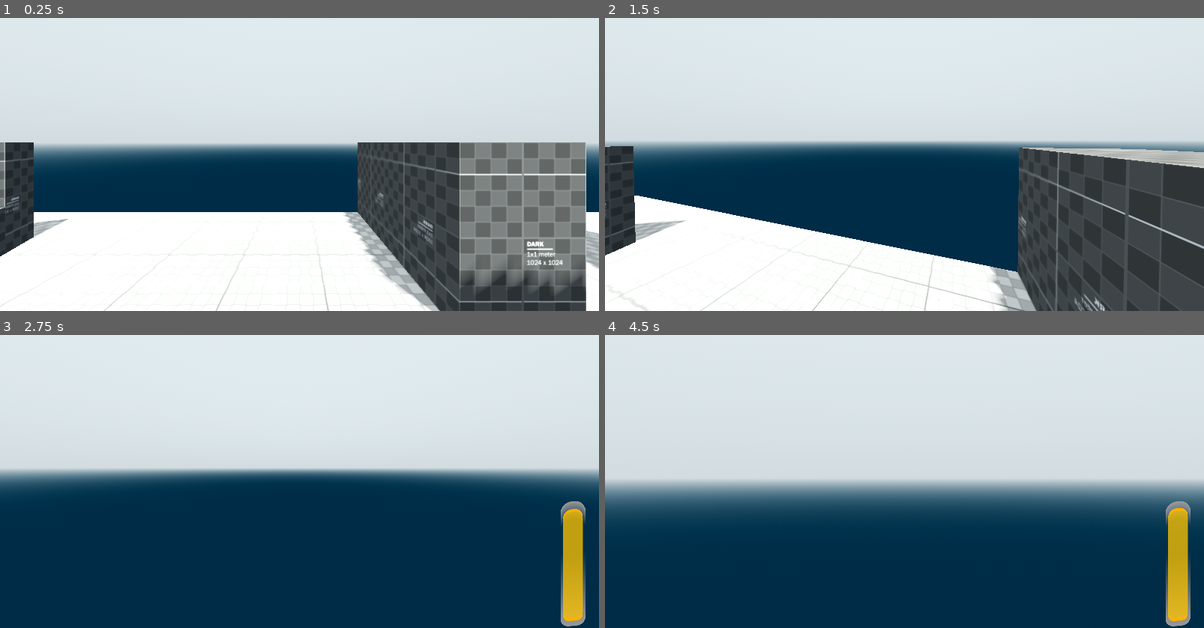
Above: before the commit, frames 1-4 (two rows, left to right).
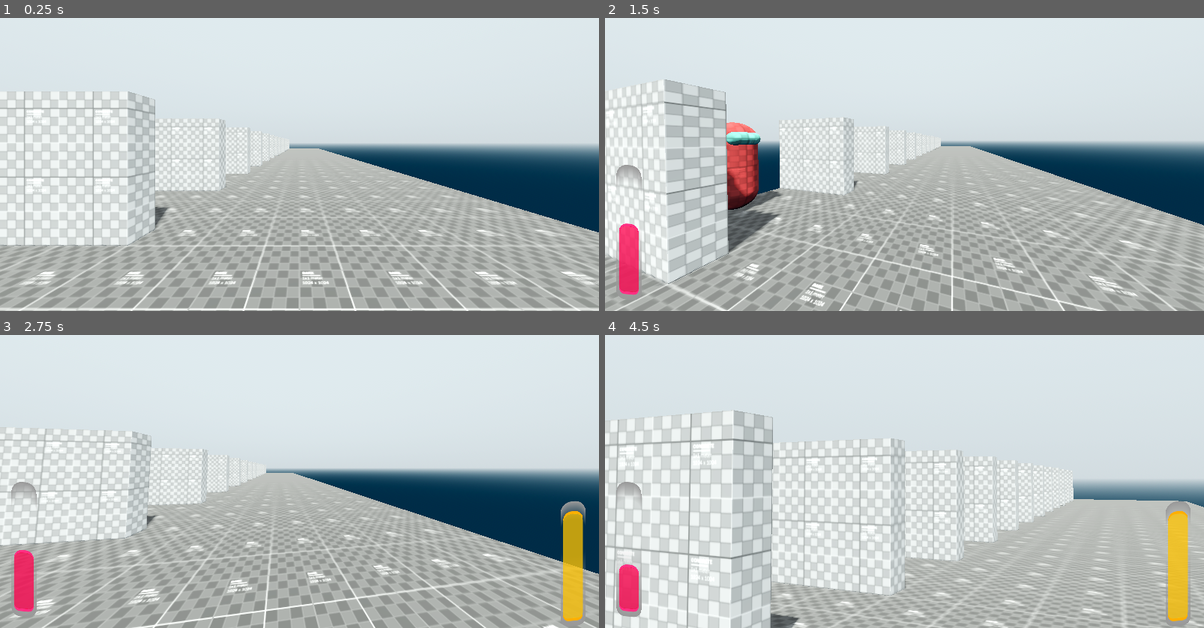
Above: after the commit, the same moments.

Repository: lithopsiouu/TRIMOLT
Game: Godot game, scene res://Scenes/Test/TestRoom07.tscn
Same seed, same stepped clock (60 frames per second), same inputs: the game is played once before the commit and once after it. Before the commit the project starts from res://Scenes/Test/TestRoom06.tscn.
Inputs (mouse positions are in pixels of both pictures, inside the frame that each line leads up to):
- Up to frame 1 (0.25 s): no input
- Up to frame 2 (1.5 s): tap Enter (ui_accept) at 0.5 s; move the mouse to (934, 141) at 0.52 s; hold Q 0.53-1.28 s; hold W (Forward) from 0.53 s (still down); tap Space (Jump) at 0.77 s; move the mouse to (874, 143) at 1.27 s; tap Ctrl (Crouch) at 1.35 s
- Up to frame 3 (2.75 s): keep holding W (Forward); tap Space (Jump) at 1.52 s; tap Q at 1.55, 2.3 s; move the mouse to (311, 455) at 2.02 s; hold Shift (Sprint) from 2.03 s (still down)
- Up to frame 4 (4.5 s): keep holding W (Forward); move the mouse to (898, 463) at 2.77 s; release Shift (Sprint) at 2.78 s; tap Mouse wheel down (scroll_down) at 2.85 s; tap Space (Jump) at 3.02, 3.77 s; tap Q at 3.05, 3.8, 4.35 s; move the mouse to (946, 463) at 3.52 s; hold Mouse wheel up (scroll_up) 3.53-4.28 s; move the mouse to (856, 455) at 4.27 s

The runs differ from the first frame. In frame 1, 56% of the frame differs, in the area x 0-100%, y 25-100%; in frame 2, 57%, in the area x 0-100%, y 20-100%; in frame 3, 46%; in frame 4, 53%.

Commit message:
add health bar
functional health bar
added "veiny" texture

Diff:
--- a/Assets/Entities/Player/PlayerScripts/PlayerInput.gd
+++ b/Assets/Entities/Player/PlayerScripts/PlayerInput.gd
@@ -17,6 +17,8 @@
 var runAmt: float = 100
 var canRegenRun: bool = true
 
+var health: float = 100
+
 var climbAngleTolerance: float = -0.7
 var verticalClimbDistReduction: float = 1.7
 
@@ -25,11 +27,14 @@
 @onready var collider: CollisionShape3D = $Collider
 @onready var state_machine: StateMachine = $MovementStateMachine
 @onready var stamina_bar: ProgressBar = $"../CameraContainer/Camera3D/UI/StaminaBar"
+@onready var health_bar: ProgressBar = $"../CameraContainer/Camera3D/UI/HealthBar"
 
 func _process(delta: float) -> void:
 	input_dir = Input.get_vector("Left", "Right", "Forward", "Backward")
 	direction = (transform.basis * Vector3(input_dir.x, 0, input_dir.y)).normalized()
-	_do_stamina()
+	if Input.is_physical_key_pressed(KEY_Q):
+		_do_health_bar(health - 1)
+	_do_stamina_bar()
 
 func crouch_tween():
 	var tweenCrouch = get_tree().create_tween()
@@ -72,7 +77,7 @@
 		returnVector = topSurfaceRay.get_collision_point()
 	return returnVector
 
-func _do_stamina() -> void:
+func _do_stamina_bar() -> void:
 	if not state_machine.currentState == state_machine.states.get("running"):
 		if canRegenRun:
 			runAmt = clamp(runAmt + 0.05, 0, 100)
@@ -83,6 +88,10 @@
 
 	stamina_bar.value = runAmt
 
+func _do_health_bar(newHealth: float) -> void:
+	health = clamp(newHealth, 0, 100)
+	health_bar.value = health
+
 func _on_run_wait_timeout() -> void:
 	canRegenRun = true
 
--- a/Assets/Entities/Player/player.tscn
+++ b/Assets/Entities/Player/player.tscn
@@ -15,6 +15,7 @@
 [ext_resource type="Script" path="res://Assets/Entities/Player/PlayerScripts/StateMachine/crouching.gd" id="9_ire8h"]
 [ext_resource type="Script" path="res://Assets/Entities/Player/PlayerScripts/StateMachine/edge_climbing.gd" id="11_gfjae"]
 [ext_resource type="Script" path="res://Assets/Entities/Player/PlayerScripts/camera_direct_mover.gd" id="15_8dg15"]
+[ext_resource type="PackedScene" uid="uid://c6bngr8thu4hu" path="res://Assets/UI/health_bar.tscn" id="16_l0ptc"]
 [ext_resource type="PackedScene" uid="uid://dksma1r2whc0v" path="res://Assets/UI/stamina_bar.tscn" id="16_otlp1"]
 
 [sub_resource type="CapsuleShape3D" id="CapsuleShape3D_iwxlf"]
@@ -147,6 +148,14 @@
 grow_horizontal = 2
 grow_vertical = 2
 
+[node name="HealthBar" parent="CameraContainer/Camera3D/UI" instance=ExtResource("16_l0ptc")]
+modulate = Color(1, 1, 1, 0)
+layout_mode = 1
+offset_left = 27.0
+offset_top = -271.0
+offset_right = 65.0
+offset_bottom = -32.0
+
 [node name="StaminaBar" parent="CameraContainer/Camera3D/UI" instance=ExtResource("16_otlp1")]
 layout_mode = 1
 
--- /dev/null
+++ b/Assets/UI/UI_Scripts/health_bar.gd
@@ -0,0 +1,19 @@
+extends ProgressBar
+
+var _time_to_hide: bool = false
+
+# Called every frame. 'delta' is the elapsed time since the previous frame.
+func _process(delta: float) -> void:
+	if _time_to_hide:
+		modulate.a = move_toward(modulate.a, 0, get_process_delta_time() * 2)
+
+
+func _on_hide_timer_timeout() -> void:
+	print("health bar hiding time")
+	_time_to_hide = true
+
+
+func _on_value_changed(value: float) -> void:
+	_time_to_hide = false
+	modulate.a = move_toward(modulate.a, 1, get_process_delta_time() * 5)
+	$HideTimer.start()
--- /dev/null
+++ b/Assets/UI/health_bar.tscn
@@ -0,0 +1,53 @@
+[gd_scene load_steps=4 format=3 uid="uid://c6bngr8thu4hu"]
+
+[ext_resource type="Script" path="res://Assets/UI/UI_Scripts/health_bar.gd" id="1_kt4f0"]
+
+[sub_resource type="StyleBoxFlat" id="StyleBoxFlat_tagsu"]
+draw_center = false
+skew = Vector2(0, -0.1)
+border_width_top = 35
+border_width_bottom = 135
+border_color = Color(0.6, 0.6, 0.6, 1)
+border_blend = true
+corner_radius_top_left = 20
+corner_radius_top_right = 20
+corner_radius_bottom_right = 15
+corner_radius_bottom_left = 15
+expand_margin_left = 5.0
+expand_margin_top = 10.0
+expand_margin_right = 5.0
+expand_margin_bottom = 10.0
+
+[sub_resource type="StyleBoxFlat" id="StyleBoxFlat_tv3k6"]
+bg_color = Color(1, 0, 0.3, 0.756863)
+skew = Vector2(0, -0.1)
+border_width_top = 5
+border_width_bottom = 5
+border_color = Color(1, 0.19, 0.514, 1)
+corner_radius_top_left = 15
+corner_radius_top_right = 15
+corner_radius_bottom_right = 10
+corner_radius_bottom_left = 10
+
+[node name="HealthBar" type="ProgressBar"]
+anchors_preset = 2
+anchor_top = 1.0
+anchor_bottom = 1.0
+offset_left = 21.0
+offset_top = -255.0
+offset_right = 43.0
+offset_bottom = -28.0
+grow_vertical = 0
+theme_override_styles/background = SubResource("StyleBoxFlat_tagsu")
+theme_override_styles/fill = SubResource("StyleBoxFlat_tv3k6")
+value = 100.0
+fill_mode = 3
+show_percentage = false
+script = ExtResource("1_kt4f0")
+
+[node name="HideTimer" type="Timer" parent="."]
+wait_time = 3.0
+one_shot = true
+
+[connection signal="value_changed" from="." to="." method="_on_value_changed"]
+[connection signal="timeout" from="HideTimer" to="." method="_on_hide_timer_timeout"]
--- a/project.godot
+++ b/project.godot
@@ -11,7 +11,7 @@
 [application]
 
 config/name="I Refuse To Take My Own Life"
-run/main_scene="res://Scenes/Test/TestRoom06.tscn"
+run/main_scene="res://Scenes/Test/TestRoom07.tscn"
 config/features=PackedStringArray("4.3", "Mobile")
 config/icon="res://icon.svg"
 
Not shown: 1 places in Assets/Entities/Player/player.tscn that only renumber resources
Binary file added: Assets/Materials/Textures/veiny.png
